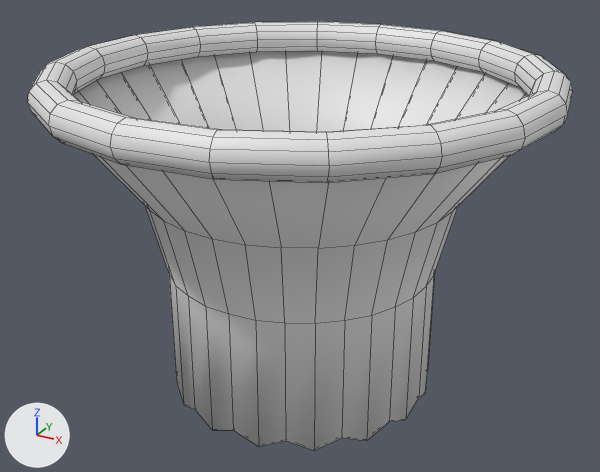
A saved change to the Blender file Assets/hoop.blend.
One viewpoint serves both versions: a 50 mm camera at (2.23, -4.06, 3.02) aimed at (0.01, -0.02, 1.0). The lights are fixed; the arrows at lower left show +X, +Y and +Z. Mesh edges are drawn as thin lines.
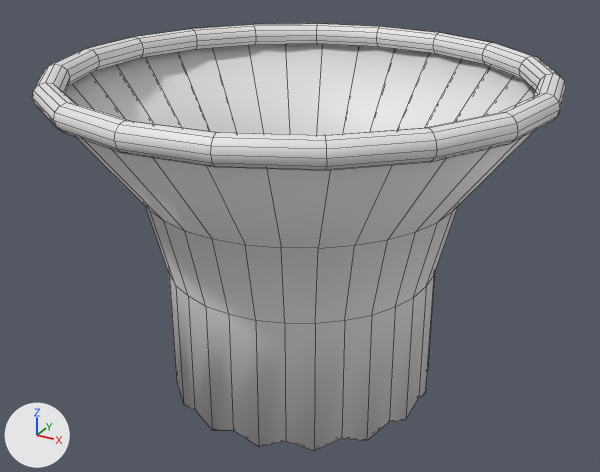
Location of each change, (x1, y1, x2, y2) in pixels of the pictures (600 x 472 px):
'Torus', hidden: before (27, 22, 573, 183)
'Torus.001', added: after (32, 23, 566, 170)

Patch to the scene script:
```diff
--- a/Assets/hoop.blend.py
+++ b/Assets/hoop.blend.py
@@ me_torus_001 @@
+me_torus_001.from_pydata(...)  # a torus around z (ring radius 1.3, tube radius 0.07) spanning x -1.35..1.37, y -1.37..1.37, z -0.07..0.07
+me_torus_001.polygons.foreach_set('use_smooth', [True] * 228)
@@ ob_torus @@
 ob_torus.scale = (0.424, 0.424, 0.424)
+ob_torus.hide_viewport = True
@@ ob_torus_001 @@
+ob_torus_001 = bpy.data.objects.new('Torus.001', me_torus_001)
+ob_torus_001.location = (-0.006, 0.0, 1.964)
+ob_torus_001.scale = (1.05, 1.05, 1.05)
```
